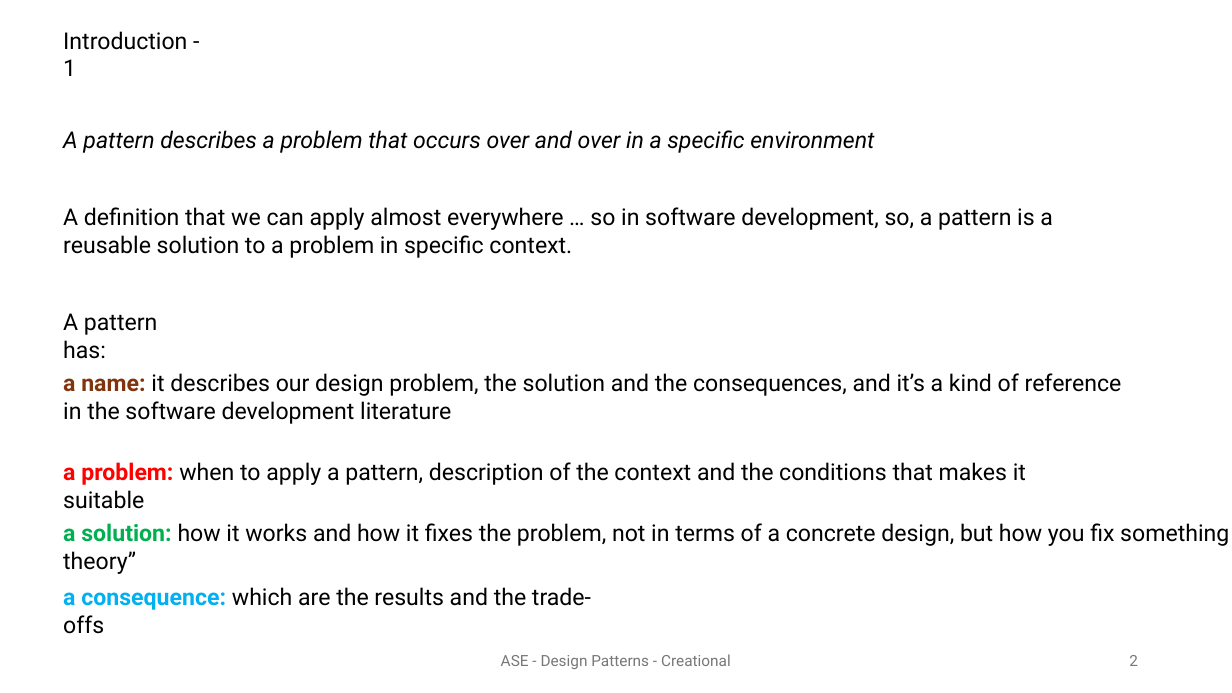
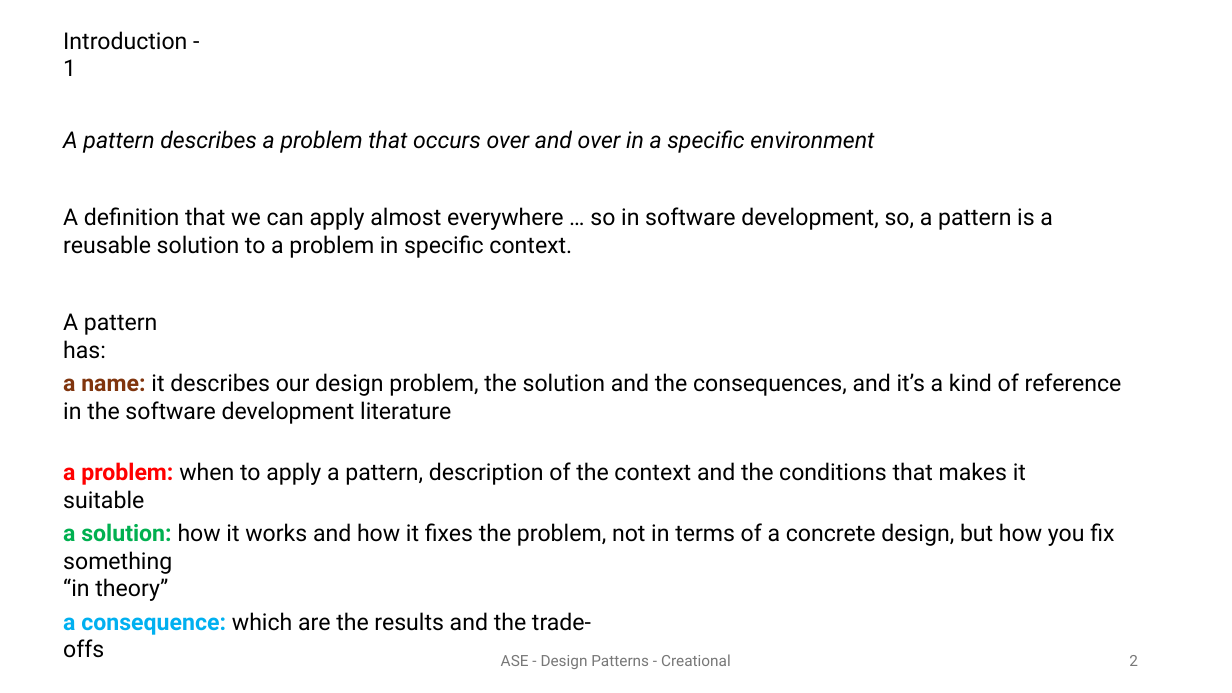
Before and after one commit to Ehsangood1/ASE, a slide deck: slide 2 of Lesson.02 - Design Patterns - Creational/Creational.pptx. Drawn at 1232x693 pixels with LibreOffice and Linux fonts; fonts in the diff are those of the drawing. Boxes give left, top, right and bottom in pixels: in the first picture for what was removed or moved away, otherwise in the second. Text is boxed around its words. In the diff, an @@ line names an element or a change of style, - is before the commit and + after.

```diff
--- a/Lesson.02 - Design Patterns - Creational/Creational.pptx
+++ b/Lesson.02 - Design Patterns - Creational/Creational.pptx
@@ text "a solution: how it works ..." rewrapped from bbox=[63, 523, 1229, 546] to bbox=[63, 523, 1114, 574] @@
@@ text "a consequence: which are the ...": place and size @@
-text "a consequence: which are the ..." at bbox=[63, 587, 591, 610]
+text "a consequence: which are the ..." at bbox=[63, 612, 591, 635]
```
Also in this commit, not shown: 1 other slide changed, 3 other files.
